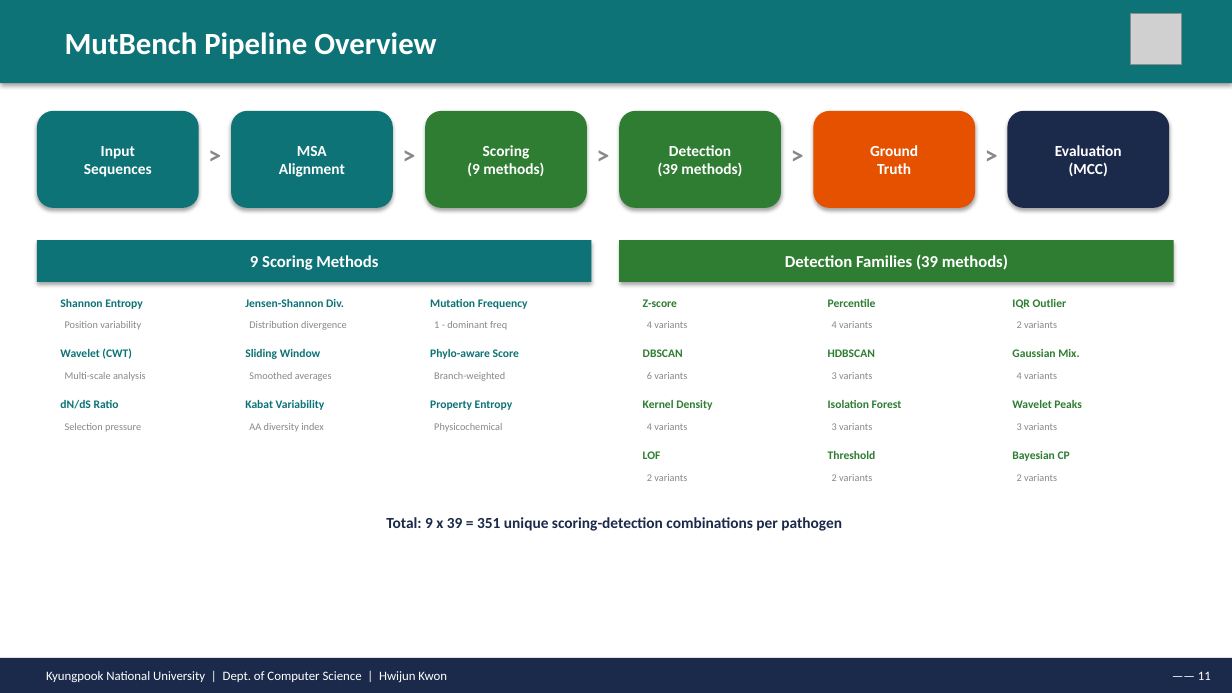
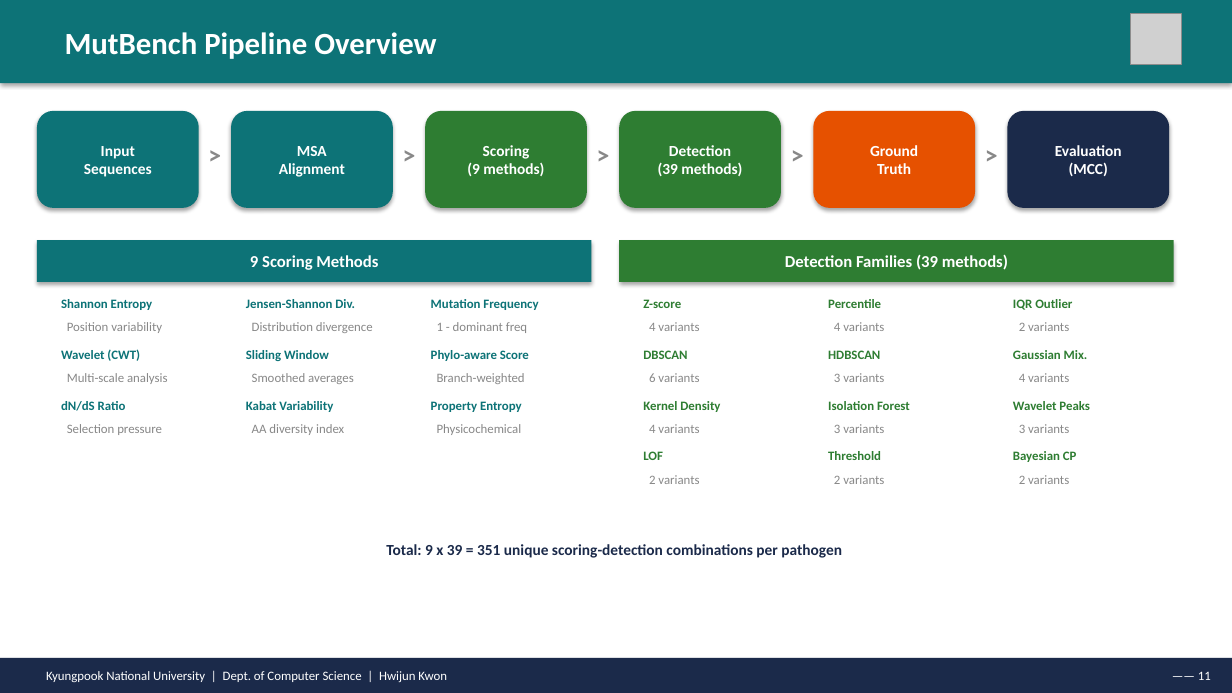
Before and after one commit to hwijunkwon/mutbench, a slide deck: slide 11 of paper/ppt/MutBench_Defense_v4.pptx. Drawn at 1232x693 pixels with LibreOffice and Linux fonts; fonts in the diff are those of the drawing; grey boxes stand for pictures. Boxes give left, top, right and bottom in pixels: in the first picture for what was removed or moved away, otherwise in the second. Text is boxed around its words. In the diff, an @@ line names an element or a change of style, - is before the commit and + after.

```diff
--- a/paper/ppt/MutBench_Defense_v4.pptx
+++ b/paper/ppt/MutBench_Defense_v4.pptx
@@ size 9 to 10 pt in 21 elements at box(61, 299, 153, 310), box(246, 299, 355, 308), box(431, 299, 538, 310), box(61, 349, 140, 361), box(246, 350, 329, 361), box(431, 350, 529, 361), box(61, 401, 126, 411), box(246, 401, 333, 412), box(431, 401, 522, 412), box(643, 299, 681, 308), box(828, 299, 881, 308), box(1013, 299, 1072, 310), box(643, 350, 687, 359), box(828, 350, 880, 359), box(1013, 350, 1088, 359), box(643, 401, 720, 412), box(828, 401, 910, 410), box(1013, 401, 1090, 410), box(643, 451, 663, 460), box(828, 451, 881, 460), box(1013, 451, 1077, 462) @@
@@ size 8 to 10 pt in 21 elements at box(67, 322, 162, 333), box(252, 322, 373, 333), box(437, 322, 527, 333), box(67, 373, 168, 384), box(252, 373, 354, 384), box(437, 373, 525, 384), box(67, 424, 162, 435), box(252, 424, 344, 435), box(437, 424, 522, 435), box(649, 322, 699, 331), box(834, 322, 884, 331), box(1019, 322, 1069, 331), box(649, 373, 699, 382), box(834, 373, 884, 382), box(1019, 373, 1069, 382), box(649, 424, 699, 433), box(834, 424, 884, 433), box(1019, 424, 1069, 433), box(649, 475, 699, 484), box(834, 475, 884, 484), box(1019, 475, 1069, 484) @@
@@ text "Total: 9 x 39 = ...": place and size @@
-text "Total: 9 x 39 = ..." at box(386, 517, 842, 531)
+text "Total: 9 x 39 = ..." at box(386, 544, 842, 558)
```
Also in this commit, not shown: 19 other slides changed, 1 other file.
